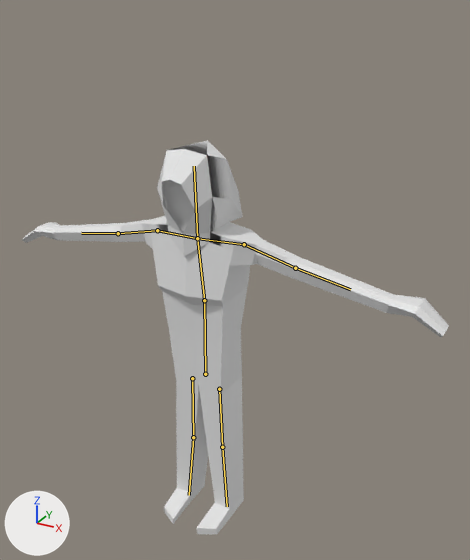
An edit to the glTF model game/Assets/Models/zombie.glb, drawn before and after from the same camera.
Before and after are seen from a 50 mm camera at (2.69, -4.41, 4.61) aimed at (0.11, 0.28, 2.27). The lights are fixed; the arrows at lower left show +X, +Y and +Z. The bones that bend it are drawn over the model as lines.

Objects in the first picture: 'zombie'.
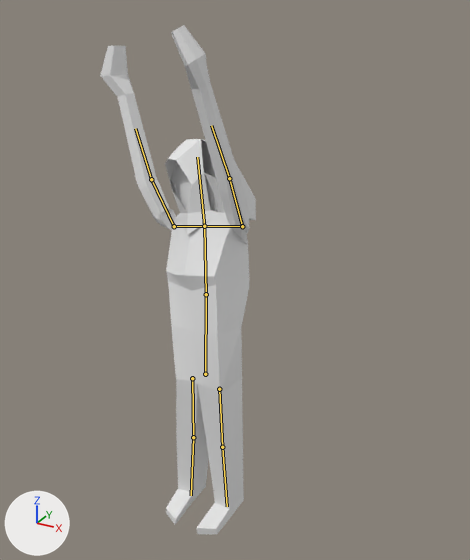
The newer file adds an action. The first version stands in its rest pose; the second is drawn at frame 5 of the action 'attack2'.

Changed parts and their boxes (x1, y1, x2, y2) in the pictures (470 x 560 px):
'zombie', posed (63% narrower, 29% taller)
    before: (22, 140, 449, 534)
    after: (100, 25, 256, 534)
bone 'Bone', root to tip
    before: (205, 374) to (204, 300)
    after: (205, 374) to (206, 294)
bone 'Bone.001', root to tip
    before: (204, 300) to (197, 238)
    after: (206, 294) to (204, 226)
bone 'Bone.002', root to tip
    before: (197, 238) to (194, 166)
    after: (204, 226) to (197, 157)
bone 'Bone.005', root to tip
    before: (157, 230) to (118, 233)
    after: (174, 226) to (151, 179)
bone 'Bone.006', root to tip
    before: (118, 233) to (81, 233)
    after: (151, 179) to (135, 128)
bone 'Bone.007', root to tip
    before: (244, 244) to (295, 268)
    after: (242, 226) to (229, 178)
bone 'Bone.008', root to tip
    before: (295, 268) to (350, 289)
    after: (229, 178) to (211, 125)
bone 'Bone.011', root to tip
    before: (193, 437) to (189, 495)
    after: (193, 437) to (191, 495)

The change, as a diff of the scene's bpy script:
```diff
--- a/game/Assets/Models/zombie.glb.py
+++ b/game/Assets/Models/zombie.glb.py
@@ bone_bone @@
 bone_bone = bpy.data.objects['Zombie'].pose.bones['Bone']
-bone_bone.rotation_quaternion = (1.0, 0.0, 0.0, 0.0)  # degrees (0, 0, 0)
+bone_bone.rotation_quaternion = (0.99, -0.1, -0.076, 0.06)  # degrees (-12, -8, 8)
@@ bone_bone_001 @@
 bone_bone_001 = bpy.data.objects['Zombie'].pose.bones['Bone.001']  # child of 'Bone'
-bone_bone_001.rotation_quaternion = (1.0, 0.0, 0.0, 0.0)  # degrees (0, 0, 0)
+bone_bone_001.rotation_quaternion = (0.993, -0.099, -0.043, 0.043)  # degrees (-12, -4, 5)
@@ bone_bone_002 @@
 bone_bone_002 = bpy.data.objects['Zombie'].pose.bones['Bone.002']  # child of 'Bone.001'
-bone_bone_002.rotation_quaternion = (1.0, 0.0, 0.0, 0.0)  # degrees (0, 0, 0)
+bone_bone_002.rotation_quaternion = (0.994, 0.058, -0.077, 0.044)  # degrees (6, -9, 5)
@@ bone_bone_005 @@
 bone_bone_005 = bpy.data.objects['Zombie'].pose.bones['Bone.005']  # child of 'Bone.003'
-bone_bone_005.rotation_quaternion = (1.0, 0.0, 0.0, 0.0)  # degrees (0, 0, 0)
+bone_bone_005.rotation_quaternion = (0.171, 0.679, 0.702, 0.131)  # degrees (155, 4, 91)
@@ bone_bone_006 @@
 bone_bone_006 = bpy.data.objects['Zombie'].pose.bones['Bone.006']  # child of 'Bone.005'
-bone_bone_006.rotation_quaternion = (1.0, 0.0, 0.0, 0.0)  # degrees (0, 0, 0)
+bone_bone_006.rotation_quaternion = (0.993, 0.029, -0.011, 0.117)  # degrees (3, -2, 13)
@@ bone_bone_007 @@
 bone_bone_007 = bpy.data.objects['Zombie'].pose.bones['Bone.007']  # child of 'Bone.004'
-bone_bone_007.rotation_quaternion = (1.0, 0.0, 0.0, 0.0)  # degrees (0, 0, 0)
+bone_bone_007.rotation_quaternion = (0.326, 0.724, -0.596, -0.115)  # degrees (141, -13, -74)
@@ bone_bone_008 @@
 bone_bone_008 = bpy.data.objects['Zombie'].pose.bones['Bone.008']  # child of 'Bone.007'
-bone_bone_008.rotation_quaternion = (1.0, 0.0, 0.0, 0.0)  # degrees (0, 0, 0)
+bone_bone_008.rotation_quaternion = (0.996, 0.016, 0.017, -0.083)  # degrees (2, 2, -9)
@@ bone_bone_011 @@
 bone_bone_011 = bpy.data.objects['Zombie'].pose.bones['Bone.011']  # child of 'Bone.010'
-bone_bone_011.rotation_quaternion = (1.0, 0.0, 0.0, 0.0)  # degrees (0, 0, 0)
+bone_bone_011.rotation_quaternion = (1.0, -0.013, -0.005, -0.001)  # degrees (-2, -1, 0)
```
